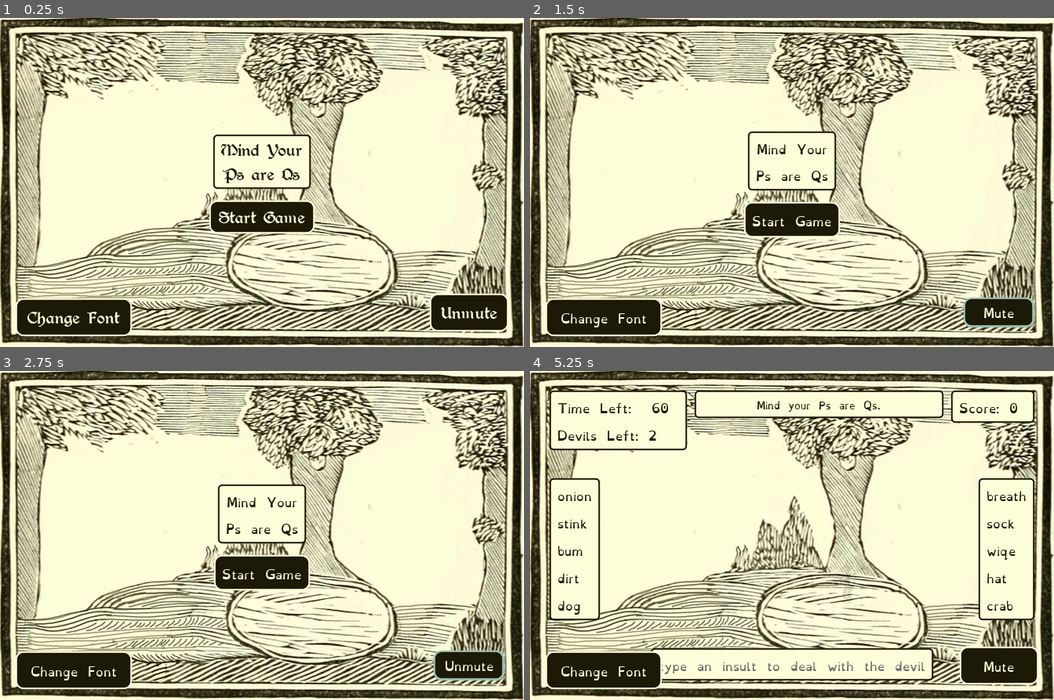
Above: before the commit, frames 1-4 (two rows, left to right).
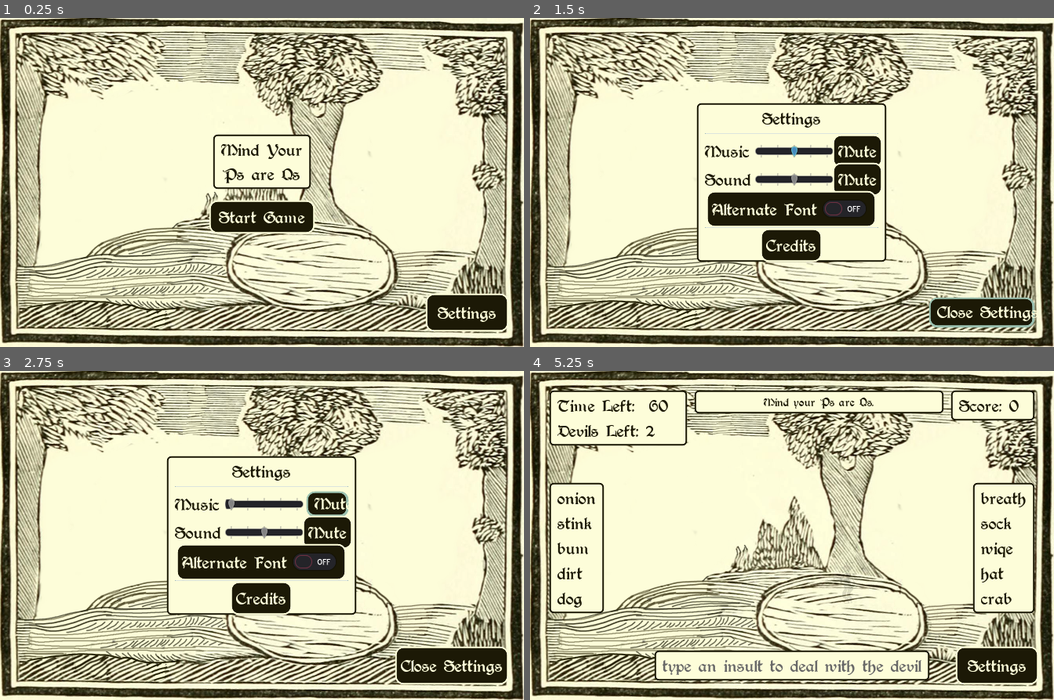
Above: after the commit, the same moments.

Repository: hoodscott/psareqs
Game: Godot game, scene res://scenes/Game.tscn
Same seed, same stepped clock (60 frames per second), same inputs: the game is played once before the commit and once after it. Sound files missing from this copy of the repository are replaced by a short silence.
Inputs (mouse positions are in pixels of both pictures, inside the frame that each line leads up to):
- Up to frame 1 (0.25 s): no input
- Up to frame 2 (1.5 s): click (603, 317) at 0.5 s, where only the run before the commit has a clickable "Change Font"; click (996, 314) at 1.25 s, where only the run after the commit has a clickable "Settings"
- Up to frame 3 (2.75 s): click "Mute" at 2 s
- Up to frame 4 (5.25 s): click (854, 532) at 2.75 s, where only the run after the commit has a clickable "Mute"; click (1001, 667) at 3.5 s, where only the run before the commit has a clickable "Unmute"; click "Start Game" at 4.25 s; click "Ps are Qs" at 5 s

The runs differ from the first frame. In frame 1, 2.6% of the frame differs, in the area x 2-95%, y 84-97%; in frame 2, 12%; in frame 3, 13%, in the area x 2-97%, y 25-97%; in frame 4, 9.7%.

Commit message:
Music settings now work

Diff:
--- /dev/null
+++ b/default_bus_layout.tres
@@ -0,0 +1,15 @@
+[gd_resource type="AudioBusLayout" format=2]
+
+[resource]
+bus/1/name = "Music"
+bus/1/solo = false
+bus/1/mute = false
+bus/1/bypass_fx = false
+bus/1/volume_db = -8.00903
+bus/1/send = "Master"
+bus/2/name = "Sounds"
+bus/2/solo = false
+bus/2/mute = false
+bus/2/bypass_fx = false
+bus/2/volume_db = 0.0
+bus/2/send = "Master"
--- a/project.godot
+++ b/project.godot
@@ -53,6 +53,14 @@
 
 common/drop_mouse_on_gui_input_disabled=true
 
+[input]
+
+pause={
+"deadzone": 0.5,
+"events": [ Object(InputEventKey,"resource_local_to_scene":false,"resource_name":"","device":0,"alt":false,"shift":false,"control":false,"meta":false,"command":false,"pressed":false,"scancode":16777217,"physical_scancode":0,"unicode":0,"echo":false,"script":null)
+ ]
+}
+
 [physics]
 
 common/enable_pause_aware_picking=true
--- a/scenes/ui/UI.gd
+++ b/scenes/ui/UI.gd
@@ -1,30 +1,34 @@
 extends CanvasLayer
 class_name UI
+
+
+signal game_started()
+signal game_ended()
+signal curse_chosen(index)
 
 
 const _DEFAULT_TYPED := "type an insult to deal with the devil"
 var GAME_LENGTH:int # set in Game.gd
 var _time_remaining := 0
-
-
-signal game_started()
-signal game_ended()
-signal curse_chosen(index)
-
-
-onready var AudioManager := $GameMargin/AudioContainer/AudioManager
+var _alt_font := false
+var _settings_open := false
+var _visibilty_states := []
+
+
+onready var AudioManager := $AudioManager
+
 onready var _GameMargin = $GameMargin
-onready var _GameContainer := $GameMargin/GameContainer
 onready var _StartContainer := $GameMargin/StartContainer
+onready var _GameOver := $GameMargin/StartContainer/VBoxContainer/PanelContainer/GameOver
+onready var _StartButton := $GameMargin/StartContainer/VBoxContainer/StartButton
+
 onready var _CurseChooser := $GameMargin/ChooserContainer
 onready var _CurseChoices := [
   $GameMargin/ChooserContainer/CurseChooser/Choice,
   $GameMargin/ChooserContainer/CurseChooser/Choice2,
   $GameMargin/ChooserContainer/CurseChooser/Choice3
  ]
-onready var _GameOver := $GameMargin/StartContainer/VBoxContainer/PanelContainer/GameOver
-onready var _StartButton := $GameMargin/StartContainer/VBoxContainer/StartButton
-onready var _GameTimer := $Timer
+onready var _GameContainer := $GameMargin/GameContainer
 onready var _Clock := $GameMargin/GameContainer/Top/TopLeft/PanelContainer/VBoxContainer/Clock
 onready var _Devils :=$GameMargin/GameContainer/Top/TopLeft/PanelContainer/VBoxContainer/Devils
 onready var _Rules := $GameMargin/GameContainer/Top/TopMid/RulesPanel/Rules
@@ -32,19 +36,25 @@
 onready var _PrefixList := $GameMargin/GameContainer/Fragments/VBoxContainer2/PanelContainer/Prefixes
 onready var _SuffixList := $GameMargin/GameContainer/Fragments/VBoxContainer/PanelContainer/Suffixes
 onready var _Typed := $GameMargin/GameContainer/Bottom/PanelContainer/Typed
+onready var _WordCompleteSpawn := $GameMargin/CompleteSpawn
+
+onready var _Settings := $GameMargin/SettingsContainer
+onready var _MusicSlider := $GameMargin/SettingsContainer/Panel/Row/MusicContainer/VBoxContainer/MusicVolumeSlider
+onready var _SoundSlider := $GameMargin/SettingsContainer/Panel/Row/SoundContainer/VBoxContainer/SoundVolumeSlider
+onready var _SettingsButton := $GameMargin/SettingOpener/SettingsButton
+
 onready var _Animations := $AnimationPlayer
-onready var _WordCompleteSpawn := $GameMargin/CompleteSpawn
+onready var _GameTimer := $Timer
 
 onready var _CompleteWord: PackedScene = preload("res://scenes/ui/CompleteWord.tscn")
-
-var alt_font := false
 
 
 
 func _ready() -> void:
   _GameContainer.hide()
+  _CurseChooser.hide()
+  _Settings.hide()
   _StartContainer.show()
-  _CurseChooser.hide()
 
 
 func end_game(score: int) -> void:
@@ -189,11 +199,70 @@
   _CurseChoices[0].grab_focus()
 
 
-func _on_FontChange_pressed() -> void:
-  var alt_string = "" if alt_font else "_alt"
+func _on_FontChange_toggled(button_pressed: bool) -> void:
+  AudioManager.play_button_press()
+  _alt_font = not button_pressed
+
+  var alt_string = "" if _alt_font else "_alt"
   var new_small_font := load("res://scenes/ui/theme/font_small%s.tres" % alt_string)
   var new_normal_font := load("res://scenes/ui/theme/font_normal%s.tres" % alt_string)
 
   _GameMargin.get_theme().set_default_font(new_normal_font)
   _Rules.add_font_override("font", new_small_font)
-  alt_font = not alt_font
+
+
+func _on_MuteMusicButton_pressed() -> void:
+  AudioManager.play_button_press()
+  _MusicSlider.value = 0
+
+
+func _on_MuteSoundButton_pressed() -> void:
+  AudioManager.play_button_press()
+  _SoundSlider.value = 0
+
+
+func _on_SettingsButton_pressed() -> void:
+  AudioManager.play_button_press()
+
+  if _settings_open:
+    _SettingsButton.text = "Settings"
+    _GameTimer.set_paused(false)
+
+    # put game UI back to state before settings were opened
+    if _visibilty_states[0]:
+      _GameContainer.show()
+    if _visibilty_states[1]:
+      _StartContainer.show()
+    if _visibilty_states[2]:
+      _CurseChooser.show()
+
+    _Settings.hide()
+    # release focus trick
+    _SettingsButton.hide()
+    _SettingsButton.show()
+  else:
+    _SettingsButton.text = "Close Settings"
+    _GameTimer.set_paused(true)
+
+    # remember current state of UI before settings were opened
+    _visibilty_states = []
+    _visibilty_states.append(_GameContainer.visible)
+    _GameContainer.hide()
+    _visibilty_states.append(_StartContainer.visible)
+    _StartContainer.hide()
+    _visibilty_states.append(_CurseChooser.visible)
+    _CurseChooser.hide()
+
+    _Settings.show()
+    _MusicSlider.grab_focus()
+
+  _settings_open = not _settings_open
+
+
+func _on_SoundVolumeSlider_value_changed(value: float) -> void:
+  AudioManager.change_sound_bus(value)
+  AudioManager.play_button_press()
+
+
+func _on_MusicVolumeSlider_value_changed(value: float) -> void:
+  AudioManager.change_music_bus(value)
--- a/scenes/ui/UI.tscn
+++ b/scenes/ui/UI.tscn
@@ -1,16 +1,33 @@
-[gd_scene load_steps=9 format=2]
+[gd_scene load_steps=15 format=2]
 
 [ext_resource path="res://scenes/ui/theme/font_small.tres" type="DynamicFont" id=1]
 [ext_resource path="res://scenes/ui/audio/AudioManager.tscn" type="PackedScene" id=2]
 [ext_resource path="res://scenes/ui/UI.gd" type="Script" id=3]
 [ext_resource path="res://scenes/ui/theme/theme.tres" type="Theme" id=4]
 
-[sub_resource type="InputEventKey" id=3]
-alt = true
-scancode = 78
+[sub_resource type="InputEventKey" id=6]
+scancode = 49
+
+[sub_resource type="ShortCut" id=7]
+shortcut = SubResource( 6 )
+
+[sub_resource type="InputEventKey" id=8]
+scancode = 50
+
+[sub_resource type="ShortCut" id=9]
+shortcut = SubResource( 8 )
+
+[sub_resource type="InputEventKey" id=10]
+scancode = 51
+
+[sub_resource type="ShortCut" id=11]
+shortcut = SubResource( 10 )
+
+[sub_resource type="InputEventKey" id=5]
+scancode = 16777217
 
 [sub_resource type="ShortCut" id=4]
-shortcut = SubResource( 3 )
+shortcut = SubResource( 5 )
 
 [sub_resource type="Animation" id=1]
 length = 0.001
@@ -327,94 +344,207 @@
 text = "Start Game"
 
 [node name="ChooserContainer" type="CenterContainer" parent="GameMargin"]
-visible = false
 margin_left = 25.0
 margin_top = 25.0
 margin_right = 643.0
 margin_bottom = 395.0
 
 [node name="CurseChooser" type="VBoxContainer" parent="GameMargin/ChooserContainer"]
-margin_left = 249.0
-margin_top = 100.0
-margin_right = 368.0
-margin_bottom = 269.0
+margin_left = 226.0
+margin_top = 86.0
+margin_right = 391.0
+margin_bottom = 283.0
 custom_constants/separation = 15
 
 [node name="PanelContainer" type="PanelContainer" parent="GameMargin/ChooserContainer/CurseChooser"]
-margin_right = 159.0
-margin_bottom = 42.0
+margin_right = 165.0
+margin_bottom = 38.0
 
 [node name="Label" type="Label" parent="GameMargin/ChooserContainer/CurseChooser/PanelContainer"]
-margin_left = 7.0
-margin_top = 7.0
-margin_right = 152.0
-margin_bottom = 35.0
+margin_left = 10.0
+margin_top = 5.0
+margin_right = 155.0
+margin_bottom = 33.0
 text = "Choose a Curse"
 align = 1
 
 [node name="Choice" type="Button" parent="GameMargin/ChooserContainer/CurseChooser"]
-margin_top = 57.0
-margin_right = 159.0
-margin_bottom = 95.0
+margin_top = 53.0
+margin_right = 165.0
+margin_bottom = 91.0
 focus_neighbour_left = NodePath("../Choice3")
 focus_neighbour_top = NodePath("../Choice3")
 focus_neighbour_right = NodePath("../Choice2")
 focus_neighbour_bottom = NodePath("../Choice2")
-focus_next = NodePath("../Choice2")
-focus_previous = NodePath("../Choice3")
+shortcut = SubResource( 7 )
 text = "Ps are Qs"
 
 [node name="Choice2" type="Button" parent="GameMargin/ChooserContainer/CurseChooser"]
-margin_top = 110.0
-margin_right = 159.0
-margin_bottom = 148.0
+margin_top = 106.0
+margin_right = 165.0
+margin_bottom = 144.0
 focus_neighbour_left = NodePath("../Choice")
 focus_neighbour_top = NodePath("../Choice")
 focus_neighbour_right = NodePath("../Choice3")
 focus_neighbour_bottom = NodePath("../Choice3")
-focus_next = NodePath("../Choice3")
-focus_previous = NodePath("../Choice")
+shortcut = SubResource( 9 )
 text = "Ps are Qs"
 
 [node name="Choice3" type="Button" parent="GameMargin/ChooserContainer/CurseChooser"]
-margin_top = 163.0
-margin_right = 159.0
-margin_bottom = 201.0
+margin_top = 159.0
+margin_right = 165.0
+margin_bottom = 197.0
 focus_neighbour_left = NodePath("../Choice2")
 focus_neighbour_top = NodePath("../Choice2")
 focus_neighbour_right = NodePath("../Choice")
 focus_neighbour_bottom = NodePath("../Choice")
-focus_next = NodePath("../Choice")
-focus_previous = NodePath("../Choice2")
+shortcut = SubResource( 11 )
 text = "Ps are Qs"
 
-[node name="AudioContainer" type="Control" parent="GameMargin"]
+[node name="SettingsContainer" type="CenterContainer" parent="GameMargin"]
+margin_left = 25.0
+margin_top = 25.0
+margin_right = 643.0
+margin_bottom = 395.0
+
+[node name="Panel" type="PanelContainer" parent="GameMargin/SettingsContainer"]
+margin_left = 180.0
+margin_top = 72.0
+margin_right = 437.0
+margin_bottom = 298.0
+
+[node name="Row" type="VBoxContainer" parent="GameMargin/SettingsContainer/Panel"]
+margin_left = 10.0
+margin_top = 5.0
+margin_right = 247.0
+margin_bottom = 221.0
+
+[node name="SettingsLabel" type="Label" parent="GameMargin/SettingsContainer/Panel/Row"]
+margin_right = 237.0
+margin_bottom = 28.0
+text = "Settings"
+align = 1
+
+[node name="HSeparator" type="HSeparator" parent="GameMargin/SettingsContainer/Panel/Row"]
+margin_top = 32.0
+margin_right = 237.0
+margin_bottom = 36.0
+
+[node name="MusicContainer" type="HBoxContainer" parent="GameMargin/SettingsContainer/Panel/Row"]
+margin_top = 40.0
+margin_right = 237.0
+margin_bottom = 78.0
+
+[node name="Label" type="Label" parent="GameMargin/SettingsContainer/Panel/Row/MusicContainer"]
+margin_top = 5.0
+margin_right = 60.0
+margin_bottom = 33.0
+rect_min_size = Vector2( 60, 0 )
+text = "Music"
+
+[node name="VBoxContainer" type="VBoxContainer" parent="GameMargin/SettingsContainer/Panel/Row/MusicContainer"]
+margin_left = 64.0
+margin_right = 164.0
+margin_bottom = 38.0
+alignment = 1
+
+[node name="MusicVolumeSlider" type="HSlider" parent="GameMargin/SettingsContainer/Panel/Row/MusicContainer/VBoxContainer"]
+margin_top = 11.0
+margin_right = 100.0
+margin_bottom = 27.0
+rect_min_size = Vector2( 100, 0 )
+max_value = 4.0
+value = 2.0
+tick_count = 5
+ticks_on_borders = true
+
+[node name="MuteMusicButton" type="Button" parent="GameMargin/SettingsContainer/Panel/Row/MusicContainer"]
+margin_left = 168.0
+margin_right = 237.0
+margin_bottom = 38.0
+text = "Mute"
+
+[node name="SoundContainer" type="HBoxContainer" parent="GameMargin/SettingsContainer/Panel/Row"]
+margin_top = 82.0
+margin_right = 237.0
+margin_bottom = 120.0
+
+[node name="Label" type="Label" parent="GameMargin/SettingsContainer/Panel/Row/SoundContainer"]
+margin_top = 5.0
+margin_right = 60.0
+margin_bottom = 33.0
+rect_min_size = Vector2( 60, 0 )
+text = "Sound"
+
+[node name="VBoxContainer" type="VBoxContainer" parent="GameMargin/SettingsContainer/Panel/Row/SoundContainer"]
+margin_left = 64.0
+margin_right = 164.0
+margin_bottom = 38.0
+alignment = 1
+
+[node name="SoundVolumeSlider" type="HSlider" parent="GameMargin/SettingsContainer/Panel/Row/SoundContainer/VBoxContainer"]
+margin_top = 11.0
+margin_right = 100.0
+margin_bottom = 27.0
+rect_min_size = Vector2( 100, 0 )
+max_value = 4.0
+value = 2.0
+tick_count = 5
+ticks_on_borders = true
+
+[node name="MuteSoundButton" type="Button" parent="GameMargin/SettingsContainer/Panel/Row/SoundContainer"]
+margin_left = 168.0
+margin_right = 237.0
+margin_bottom = 38.0
+text = "Mute"
+
+[node name="FontContainer" type="HBoxContainer" parent="GameMargin/SettingsContainer/Panel/Row"]
+margin_top = 124.0
+margin_right = 237.0
+margin_bottom = 166.0
+alignment = 1
+
+[node name="FontChange" type="CheckButton" parent="GameMargin/SettingsContainer/Panel/Row/FontContainer"]
+margin_left = 7.0
+margin_right = 229.0
+margin_bottom = 42.0
+text = "Alternate Font"
+
+[node name="HSeparator2" type="HSeparator" parent="GameMargin/SettingsContainer/Panel/Row"]
+margin_top = 170.0
+margin_right = 237.0
+margin_bottom = 174.0
+
+[node name="CreditContainer" type="HBoxContainer" parent="GameMargin/SettingsContainer/Panel/Row"]
+margin_top = 178.0
+margin_right = 237.0
+margin_bottom = 216.0
+alignment = 1
+
+[node name="CreditsButton" type="Button" parent="GameMargin/SettingsContainer/Panel/Row/CreditContainer"]
+margin_left = 76.0
+margin_right = 160.0
+margin_bottom = 38.0
+text = "Credits"
+
+[node name="SettingOpener" type="Control" parent="GameMargin"]
 margin_left = 25.0
 margin_top = 25.0
 margin_right = 643.0
 margin_bottom = 395.0
 mouse_filter = 2
 
-[node name="FontChange" type="Button" parent="GameMargin/AudioContainer"]
-anchor_top = 1.0
-anchor_bottom = 1.0
-margin_top = -32.0
-margin_right = 138.0
-margin_bottom = 6.0
-focus_mode = 0
-shortcut = SubResource( 4 )
-text = "Change Font"
-
-[node name="AudioManager" parent="GameMargin/AudioContainer" instance=ExtResource( 2 )]
+[node name="SettingsButton" type="Button" parent="GameMargin/SettingOpener"]
 anchor_left = 1.0
 anchor_top = 1.0
 anchor_right = 1.0
 anchor_bottom = 1.0
-margin_left = -90.0
+margin_left = -95.0
 margin_top = -38.0
-rect_min_size = Vector2( 90, 0 )
-focus_mode = 0
-text = "Mute"
+grow_horizontal = 0
+grow_vertical = 0
+shortcut = SubResource( 4 )
+text = "Settings"
 
 [node name="CompleteSpawn" type="Control" parent="GameMargin"]
 margin_left = 25.0
@@ -429,9 +559,16 @@
 anims/RESET = SubResource( 1 )
 anims/incorrect = SubResource( 2 )
 
+[node name="AudioManager" parent="." instance=ExtResource( 2 )]
+
 [connection signal="pressed" from="GameMargin/StartContainer/VBoxContainer/StartButton" to="." method="_on_StartButton_pressed"]
 [connection signal="pressed" from="GameMargin/ChooserContainer/CurseChooser/Choice" to="." method="_on_Choice_pressed"]
 [connection signal="pressed" from="GameMargin/ChooserContainer/CurseChooser/Choice2" to="." method="_on_Choice2_pressed"]
 [connection signal="pressed" from="GameMargin/ChooserContainer/CurseChooser/Choice3" to="." method="_on_Choice3_pressed"]
-[connection signal="pressed" from="GameMargin/AudioContainer/FontChange" to="." method="_on_FontChange_pressed"]
+[connection signal="value_changed" from="GameMargin/SettingsContainer/Panel/Row/MusicContainer/VBoxContainer/MusicVolumeSlider" to="." method="_on_MusicVolumeSlider_value_changed"]
+[connection signal="pressed" from="GameMargin/SettingsContainer/Panel/Row/MusicContainer/MuteMusicButton" to="." method="_on_MuteMusicButton_pressed"]
+[connection signal="value_changed" from="GameMargin/SettingsContainer/Panel/Row/SoundContainer/VBoxContainer/SoundVolumeSlider" to="." method="_on_SoundVolumeSlider_value_changed"]
+[connection signal="pressed" from="GameMargin/SettingsContainer/Panel/Row/SoundContainer/MuteSoundButton" to="." method="_on_MuteSoundButton_pressed"]
+[connection signal="toggled" from="GameMargin/SettingsContainer/Panel/Row/FontContainer/FontChange" to="." method="_on_FontChange_toggled"]
+[connection signal="pressed" from="GameMargin/SettingOpener/SettingsButton" to="." method="_on_SettingsButton_pressed"]
 [connection signal="timeout" from="Timer" to="." method="_on_Timer_timeout"]
--- a/scenes/ui/audio/AudioManager.gd
+++ b/scenes/ui/audio/AudioManager.gd
@@ -6,67 +6,65 @@
 onready var DevilDeath := $DevilDeath
 onready var DevilSpawn := $DevilSpawn
 onready var ButtonPress := $ButtonPress
-onready var Background :AudioStreamPlayer= $Background
+onready var Background: AudioStreamPlayer = $Background
 
-var audio_pos := 0.0
+onready var music_bus := AudioServer.get_bus_index("Music")
+onready var sound_bus := AudioServer.get_bus_index("Sounds")
 
-var muted := true
-const _MUTE_LABEL := "Mute"
-const _UNMUTE_LABEL := "Unmute"
+var music_pos := 0.0
 
 
 
 func _ready() -> void:
-  _set_button_label()
-  if not muted:
+  if not AudioServer.is_bus_mute(music_bus):
     Background.play()
 
 
 func play_correct_letter() -> void:
-  if not muted:
-    Correct.play()
+  Correct.play()
 
 
 func play_incorrect_letter() -> void:
-  if not muted:
-    Incorrect.play()
+  Incorrect.play()
 
 
 func play_word_complete() -> void:
-  if not muted:
-    WordComplete.play()
+  WordComplete.play()
 
 
 func play_devil_death() -> void:
-  if not muted:
-    WordComplete.stop()
-    DevilDeath.play()
+  WordComplete.stop()
+  DevilDeath.play()
 
 
 func play_devil_spawn() -> void:
-  if not muted:
-    DevilSpawn.play()
+  DevilSpawn.play()
 
 
 func play_button_press() -> void:
-  if not muted:
-    ButtonPress.play()
+  ButtonPress.play()
 
 
-func _on_AudioManager_pressed() -> void:
-  muted = not muted
-  _set_button_label()
+func change_music_bus(value: int) -> void:
+  # if mute status is changing, pause the tracks
+  if AudioServer.is_bus_mute(music_bus) and value > 0:
+    Background.play(music_pos)
+  elif not AudioServer.is_bus_mute(music_bus) and value == 0:
+    music_pos = Background.get_playback_position()
+    Background.stop()
 
-  if muted:
-    audio_pos = Background.get_playback_position()
-    Background.stop()
+  if value == 0:
+    AudioServer.set_bus_mute(music_bus, true)
   else:
-    ButtonPress.play()
-    Background.play(audio_pos)
+    value = -pow(2, 5 - value)
+    AudioServer.set_bus_mute(music_bus, false)
+    AudioServer.set_bus_volume_db(music_bus, value)
 
 
-func _set_button_label() -> void:
-  if muted:
-    self.text = _UNMUTE_LABEL
+func change_sound_bus(value: int) -> void:
+  if value == 0:
+    AudioServer.set_bus_mute(sound_bus, true)
   else:
-    self.text = _MUTE_LABEL
+    value = 4 * (value - 2)
+    AudioServer.set_bus_mute(sound_bus, false)
+    AudioServer.set_bus_volume_db(sound_bus, value)
--- a/scenes/ui/audio/AudioManager.tscn
+++ b/scenes/ui/audio/AudioManager.tscn
@@ -9,37 +9,34 @@
 [ext_resource path="res://scenes/ui/audio/sounds/99729__menegass__clp2.wav" type="AudioStream" id=7]
 [ext_resource path="res://scenes/ui/audio/sounds/321083__benjaminnelan__wooden-click.wav" type="AudioStream" id=8]
 
-[sub_resource type="InputEventKey" id=1]
-alt = true
-scancode = 77
-
-[sub_resource type="ShortCut" id=2]
-shortcut = SubResource( 1 )
-
-[node name="AudioManager" type="Button"]
-shortcut = SubResource( 2 )
+[node name="AudioManager" type="Node"]
 script = ExtResource( 1 )
 
 [node name="Background" type="AudioStreamPlayer" parent="."]
 stream = ExtResource( 2 )
 volume_db = -5.0
+bus = "Music"
 
 [node name="CorrectLetter" type="AudioStreamPlayer" parent="."]
 stream = ExtResource( 5 )
+bus = "Sounds"
 
 [node name="IncorrectLetter" type="AudioStreamPlayer" parent="."]
 stream = ExtResource( 6 )
+bus = "Sounds"
 
 [node name="WordComplete" type="AudioStreamPlayer" parent="."]
 stream = ExtResource( 7 )
+bus = "Sounds"
 
 [node name="DevilDeath" type="AudioStreamPlayer" parent="."]
 stream = ExtResource( 4 )
+bus = "Sounds"
 
 [node name="DevilSpawn" type="AudioStreamPlayer" parent="."]
 stream = ExtResource( 3 )
+bus = "Sounds"
 
 [node name="ButtonPress" type="AudioStreamPlayer" parent="."]
 stream = ExtResource( 8 )
-
-[connection signal="pressed" from="." to="." method="_on_AudioManager_pressed"]
+bus = "Sounds"
Not shown: 1 places in scenes/ui/audio/AudioManager.tscn that only renumber resources
